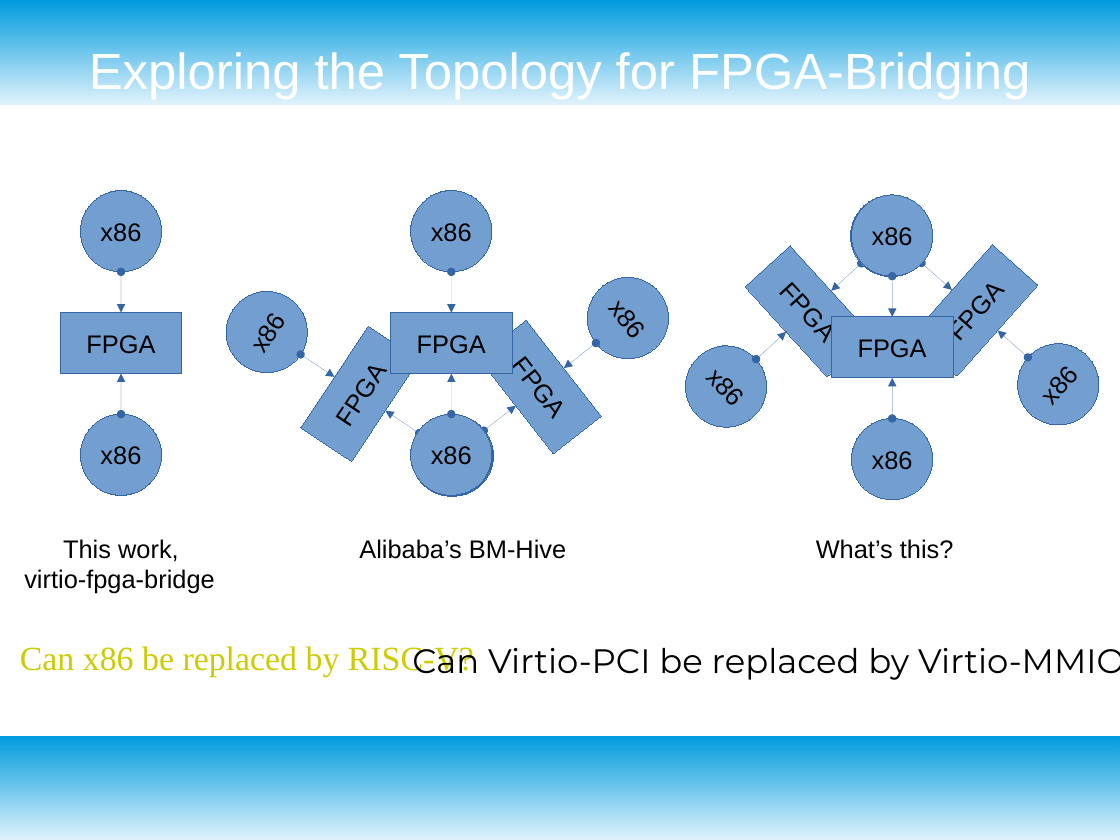
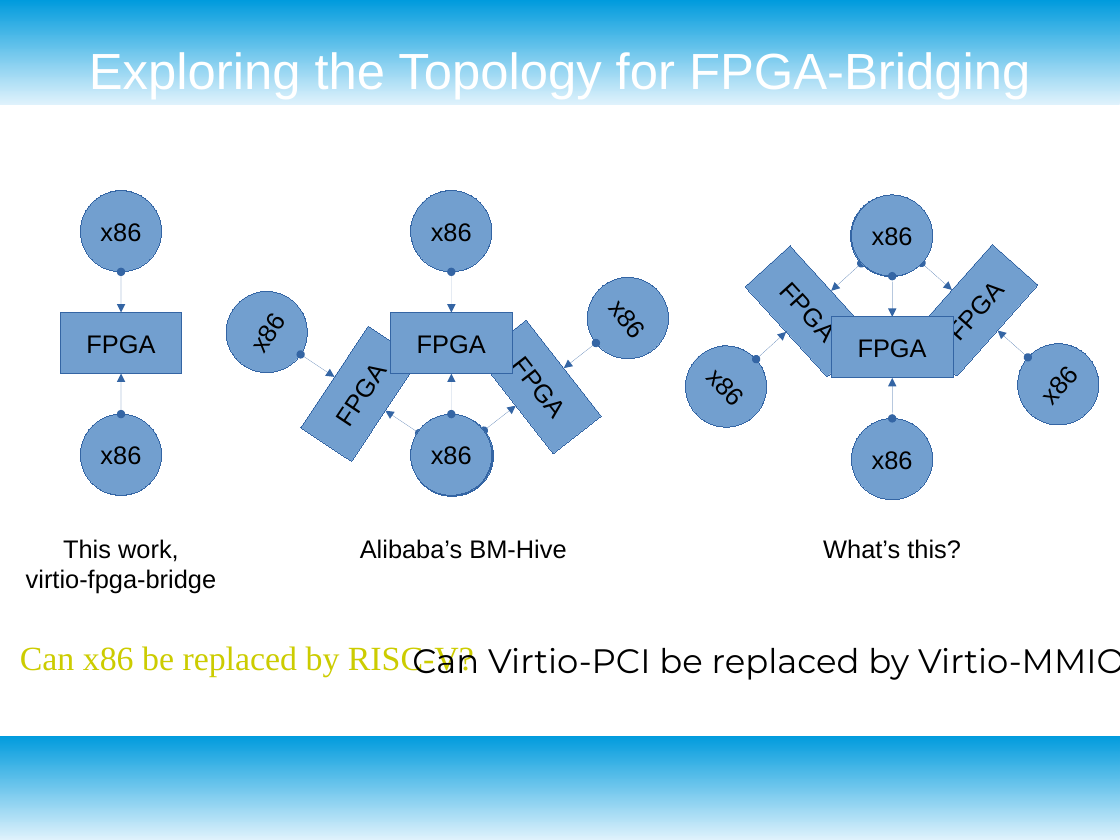
Before and after one commit to RSPwFPGAs/virtio-fpga-bridge, a slide deck: slide 6 of doc/virio-fpga-bridge.odp (slide 3 before the commit). Drawn at 1120x840 pixels with LibreOffice and Linux fonts; fonts in the diff are those of the drawing. Boxes give left, top, right and bottom in pixels: in the first picture for what was removed or moved away, otherwise in the second. Text is boxed around its words. In the diff, an @@ line names an element or a change of style, - is before the commit and + after.

```diff
--- a/doc/virio-fpga-bridge.odp
+++ b/doc/virio-fpga-bridge.odp
@@ text "Alibaba’s BM-Hive" at <box>360,539,566,559</box>: alignment left to centre @@
@@ text "What’s this?" at <box>823,539,961,559</box>: alignment left to centre @@
@@ text at <box>26,569,216,594</box>: alignment left to centre @@
```
Also in this commit, not shown: 3 other slides changed, 1 slide added, 6 other files.
